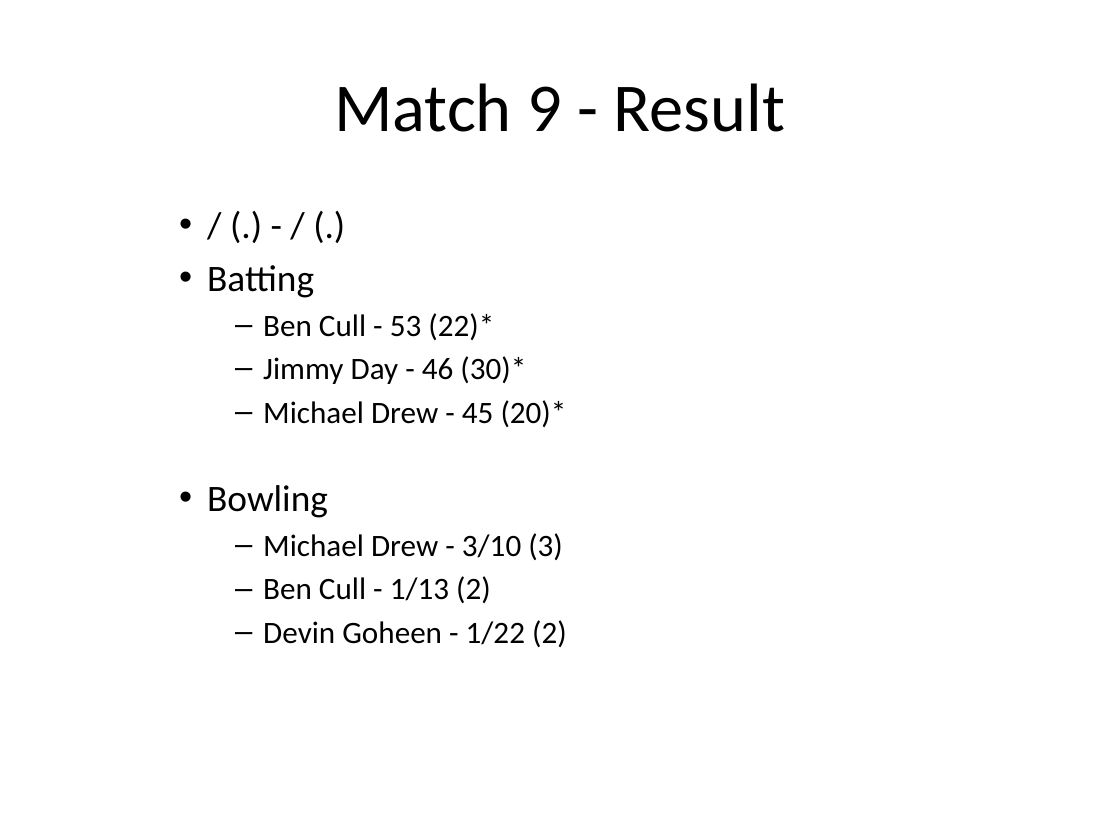
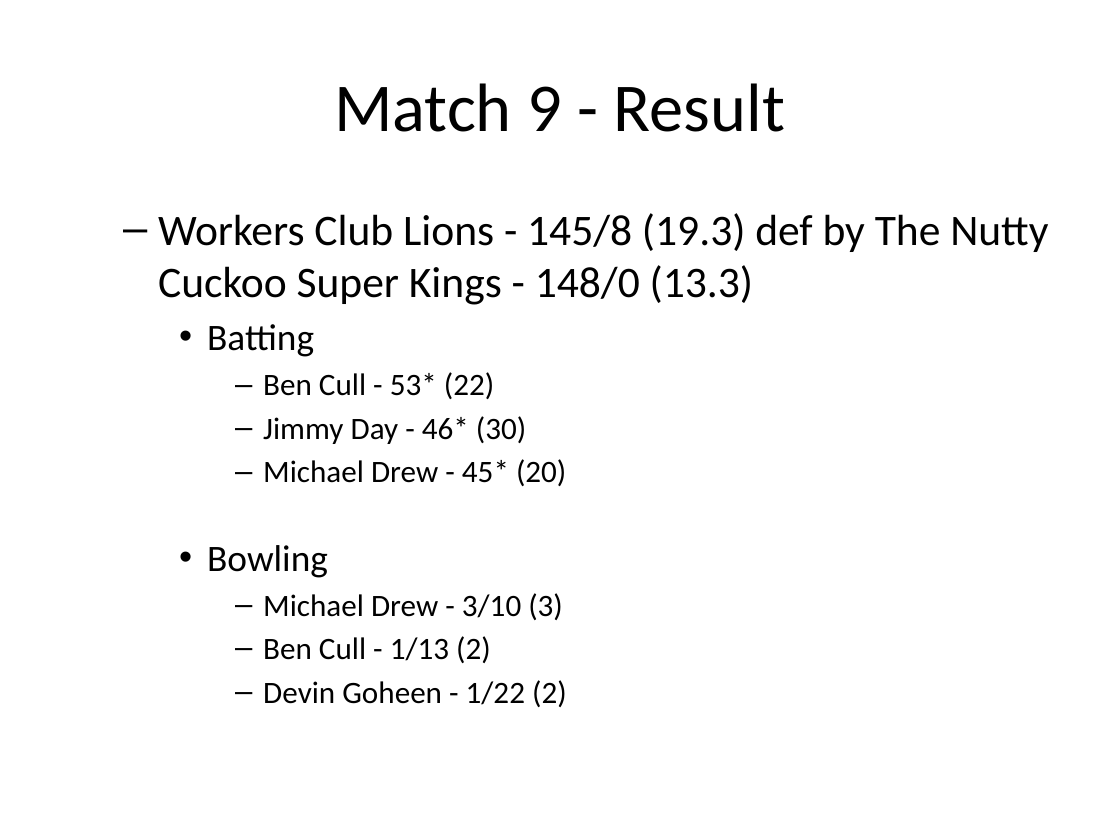
Before and after one commit to jimmyday12/nutty-cuckoo-super-kings, a slide deck: slide 31 of presentations/preso-summer-2021.pptx (slide 37 before the commit). Drawn at 1120x840 pixels with LibreOffice and Linux fonts; fonts in the diff are those of the drawing. Boxes give left, top, right and bottom in pixels: in the first picture for what was removed or moved away, otherwise in the second. Text is boxed around its words. In the diff, an @@ line names an element or a change of style, - is before the commit and + after.

```diff
--- a/presentations/preso-summer-2021.pptx
+++ b/presentations/preso-summer-2021.pptx
@@ text at [158,213,1048,305]: text changed; size 24 to 28 pt @@
-    • / (.) - / (.)
+  – Workers Club Lions - 145/8 (19.3) def by The Nutty Cuckoo Super Kings - 148/0 (13.3)
@@ text at [263,372,566,486]: text changed @@
-      – Ben Cull - 53 (22)*
-      – Jimmy Day - 46 (30)*
-      – Michael Drew - 45 (20)*
+      – Ben Cull - 53* (22)
+      – Jimmy Day - 46* (30)
+      – Michael Drew - 45* (20)
```
Also in this commit, not shown: 4 other slides changed, 6 slides removed, 19 other files.
